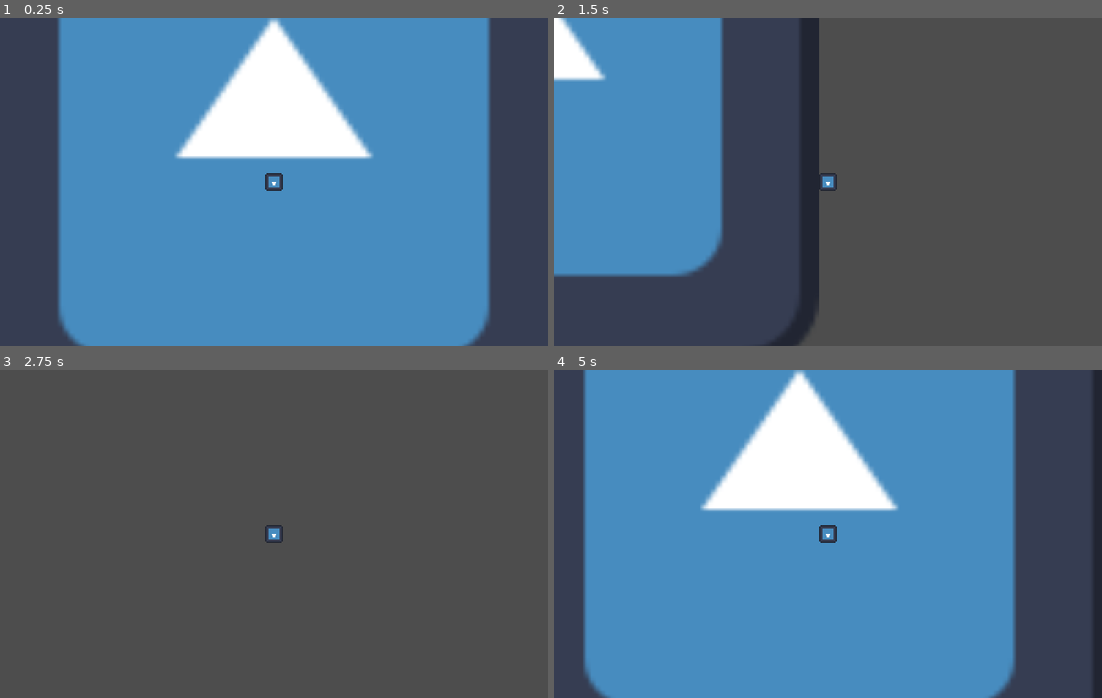
Above: before the commit, frames 1-4 (two rows, left to right).
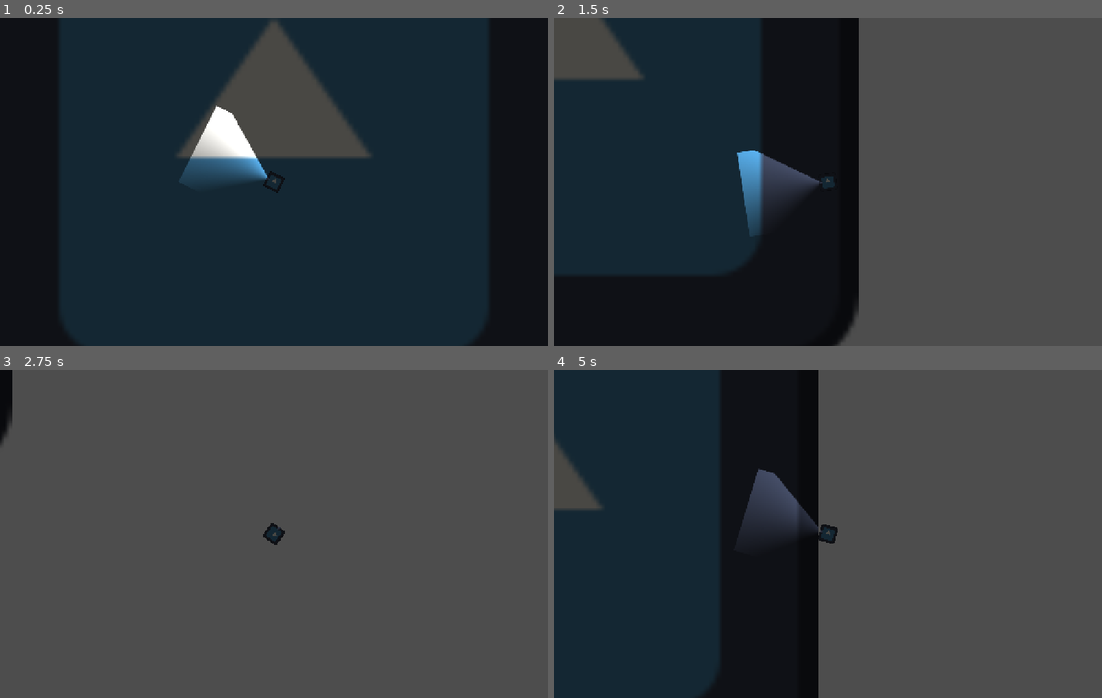
Above: after the commit, the same moments.

Repository: dama33/flashlight-game
Game: Godot game, scene res://level.tscn
Two runs of this game, one before a commit and one after it. Both use one fixed random seed, a clock stepped at 60 frames per second and the inputs below. The engine's default icon, where the game draws it, is replaced by a stand-in: a white triangle on a blue panel in a dark square.
Inputs (mouse positions are in pixels of both pictures, inside the frame that each line leads up to):
- Up to frame 1 (0.25 s): no input
- Up to frame 2 (1.5 s): tap Enter at 0.5 s; move the mouse to (948, 165) at 0.52 s; hold D (right) 0.53-1.28 s; move the mouse to (718, 198) at 1.27 s; hold S (down) from 1.28 s (still down)
- Up to frame 3 (2.75 s): move the mouse to (328, 461) at 2.02 s; release S (down) at 2.03 s; hold D (right) from 2.03 s (still down)
- Up to frame 4 (5 s): move the mouse to (800, 599) at 2.77 s; release D (right) at 2.78 s; hold W (up) 2.78-3.53 s; tap Space at 3.5 s; move the mouse to (992, 583) at 3.52 s; hold A (left) from 3.53 s (still down); move the mouse to (663, 484) at 4.27 s

The runs differ from the first frame. In frame 1, 99% of the frame differs, in the area x 0-100%, y 0-100%; in frame 2, 55%; in frame 3, 0.6%; in frame 4, 86%.

Commit message:
movement

Diff:
--- a/level.tscn
+++ b/level.tscn
@@ -2,10 +2,16 @@
 
 [ext_resource type="Texture2D" uid="uid://buedxuqh1peyk" path="res://icon.svg" id="1_u52ul"]
 [ext_resource type="PackedScene" uid="uid://c57yc4fdslxy8" path="res://player.tscn" id="2_vonw3"]
+[ext_resource type="PackedScene" uid="uid://btpcnoueyqvua" path="res://wall.tscn" id="3_oi3di"]
 
 [sub_resource type="QuadMesh" id="QuadMesh_w3ivq"]
 
 [node name="Node2D" type="Node2D" unique_id=720652374]
+
+[node name="CanvasModulate" type="CanvasModulate" parent="." unique_id=2037092492]
+color = Color(0.28688657, 0.28111443, 0.2654864, 1)
+
+[node name="TileMapLayer" type="TileMapLayer" parent="." unique_id=433481349]
 
 [node name="MeshInstance2D" type="MeshInstance2D" parent="." unique_id=587828682]
 position = Vector2(0, -39.499985)
@@ -15,3 +21,5 @@
 texture = ExtResource("1_u52ul")
 
 [node name="Player" parent="." unique_id=1424454092 instance=ExtResource("2_vonw3")]
+
+[node name="StaticBody2D" parent="." unique_id=1120764025 instance=ExtResource("3_oi3di")]
--- a/player.gd
+++ b/player.gd
@@ -10,6 +10,13 @@
 
 func _process(delta: float) -> void:
 	velocity = Input.get_vector("left","right","up","down") * delta * SPEED
+	look_at(get_global_mouse_position())
 
 func _physics_process(delta: float) -> void:
 	move_and_slide()
+
+
+
+
+func _on_collision_polygon_2d_draw() -> void:
+	pass
--- a/player.tscn
+++ b/player.tscn
@@ -6,6 +6,19 @@
 [sub_resource type="QuadMesh" id="QuadMesh_c4nxb"]
 
 [sub_resource type="CircleShape2D" id="CircleShape2D_c4nxb"]
+
+[sub_resource type="Gradient" id="Gradient_onrkg"]
+offsets = PackedFloat32Array(0, 0.8, 1)
+colors = PackedColorArray(0, 0, 0, 1, 0, 0, 0, 1, 1, 1, 1, 1)
+metadata/_snap_enabled = true
+
+[sub_resource type="GradientTexture2D" id="GradientTexture2D_c4nxb"]
+gradient = SubResource("Gradient_onrkg")
+width = 100
+height = 100
+fill = 3
+fill_from = Vector2(0.5, 0.9391304)
+fill_to = Vector2(0.7543478, 0.5652174)
 
 [node name="Player" type="CharacterBody2D" unique_id=1424454092]
 script = ExtResource("1_4flbx")
@@ -20,3 +33,15 @@
 
 [node name="Camera2D" type="Camera2D" parent="." unique_id=789977764]
 zoom = Vector2(2, 2)
+
+[node name="Area2D" type="Area2D" parent="." unique_id=1179870821]
+rotation = 1.5707964
+
+[node name="PointLight2D" type="PointLight2D" parent="Area2D" unique_id=1457794309]
+texture = SubResource("GradientTexture2D_c4nxb")
+offset = Vector2(0, -50)
+
+[node name="CollisionPolygon2D" type="CollisionPolygon2D" parent="Area2D" unique_id=22475311]
+polygon = PackedVector2Array(0, 0, -50, -100, 50, -100)
+
+[connection signal="draw" from="Area2D/CollisionPolygon2D" to="." method="_on_collision_polygon_2d_draw"]
--- /dev/null
+++ b/wall.tscn
@@ -0,0 +1,12 @@
+[gd_scene format=3 uid="uid://btpcnoueyqvua"]
+
+[sub_resource type="RectangleShape2D" id="RectangleShape2D_c4nxb"]
+size = Vector2(28, 684)
+
+[node name="StaticBody2D" type="StaticBody2D" unique_id=1120764025]
+
+[node name="CollisionShape2D" type="CollisionShape2D" parent="." unique_id=856831704]
+position = Vector2(353, -37)
+shape = SubResource("RectangleShape2D_c4nxb")
+
+[node name="MeshInstance2D" type="MeshInstance2D" parent="." unique_id=1770849146]
